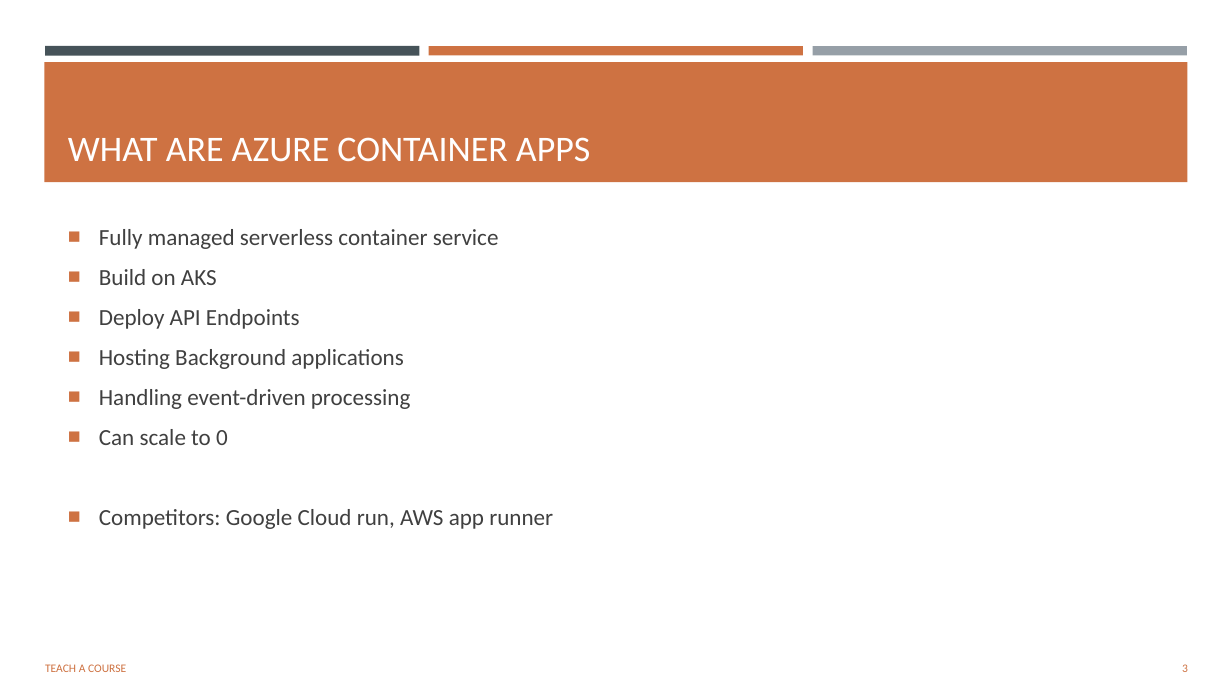
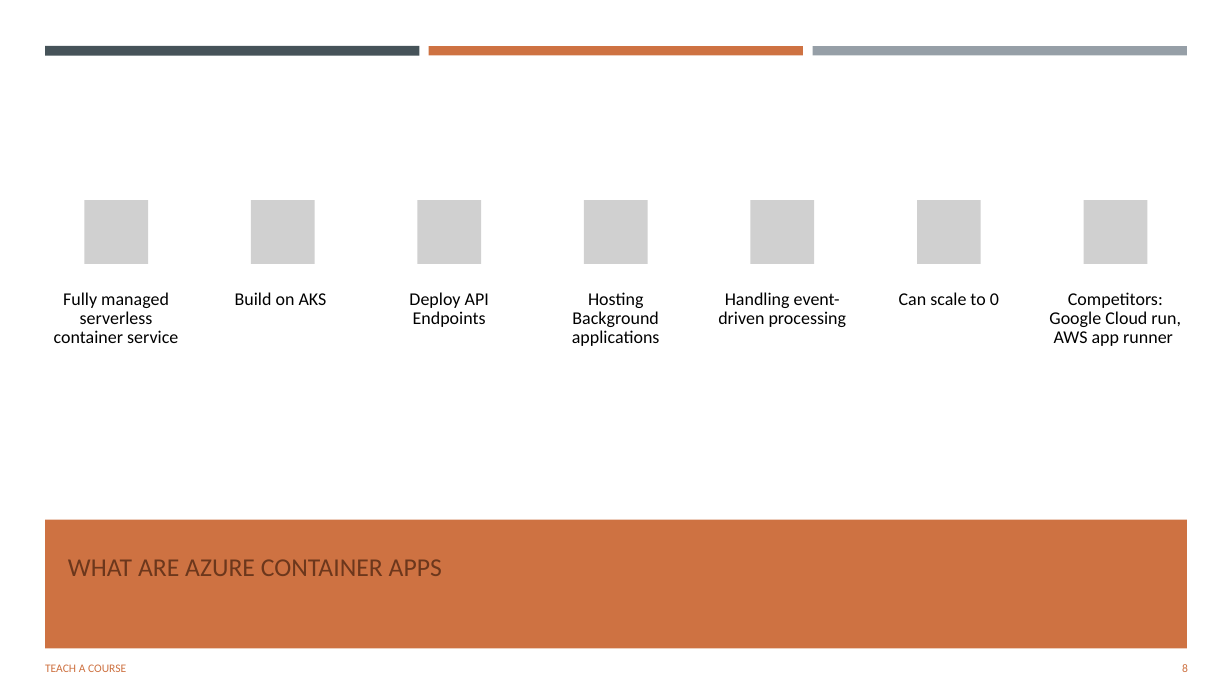
Before and after one commit to msjonathan/aca-demo, a slide deck: slide 8 of presentation/Application Container Apps.pptx (slide 3 before the commit). Drawn at 1232x693 pixels with LibreOffice and Linux fonts; fonts in the diff are those of the drawing; grey boxes stand for pictures. Boxes give left, top, right and bottom in pixels: in the first picture for what was removed or moved away, otherwise in the second. Text is boxed around its words. In the diff, an @@ line names an element or a change of style, - is before the commit and + after.

```diff
--- a/presentation/Application Container Apps.pptx
+++ b/presentation/Application Container Apps.pptx
@@ text removed at box(99, 229, 553, 529) @@
-■ Fully managed serverless container service
-■ Build on AKS
-■ Deploy API Endpoints
-■ Hosting Background applications
-■ Handling event-driven processing
-■ Can scale to 0
-■ Competitors: Google Cloud run, AWS app runner
@@ group added at box(54, 201, 1181, 346): 7 pictures, 7 texts @@
+Fully managed serverless container service
+Build on AKS
+Deploy API Endpoints
+Hosting Background applications
+Handling event-driven processing
+Can scale to 0
+Competitors: Google Cloud run, AWS app runner
@@ rectangle: place and size @@
-rectangle at box(44, 62, 1188, 182)
+rectangle at box(45, 519, 1188, 648)
@@ title "WHAT ARE AZURE CONTAINER APPS": place and size @@
-title "WHAT ARE AZURE CONTAINER APPS" at box(68, 137, 590, 162)
+title "WHAT ARE AZURE CONTAINER APPS" at box(68, 559, 442, 576)
@@ title "WHAT ARE AZURE CONTAINER APPS" at box(68, 559, 442, 576): size 28 to 20 pt, text colour #FFFFFF to #6C371C; vertical alignment bottom to middle @@
@@ text "TEACH A COURSE" at box(45, 664, 126, 672): more space between paragraphs @@
@@ page number at box(1182, 664, 1188, 672): text changed @@
-3
+8
```
Also in this commit, not shown: 7 other slides changed, 5 slides added, 9 slides removed, 2 other files.
